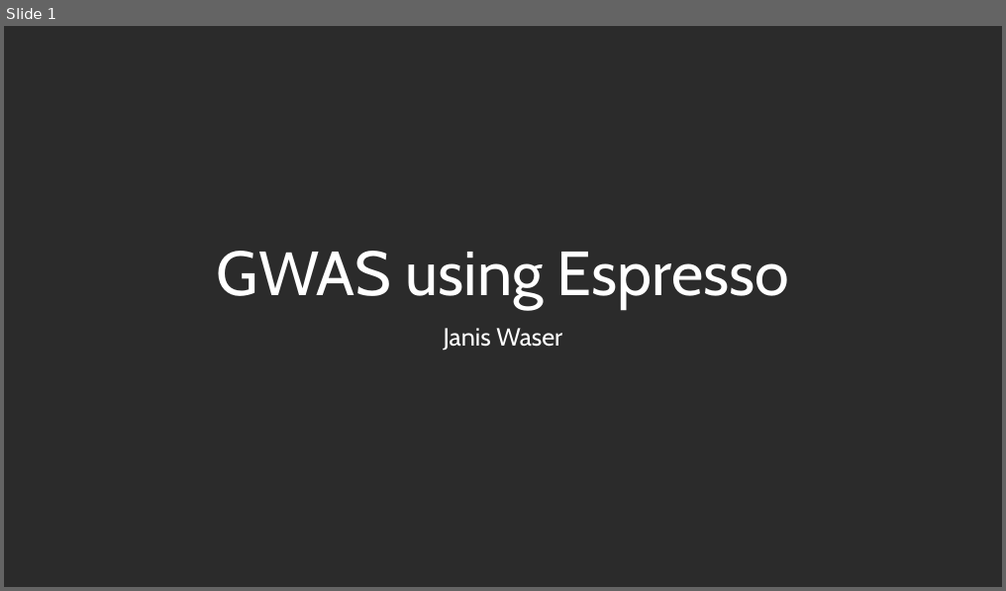
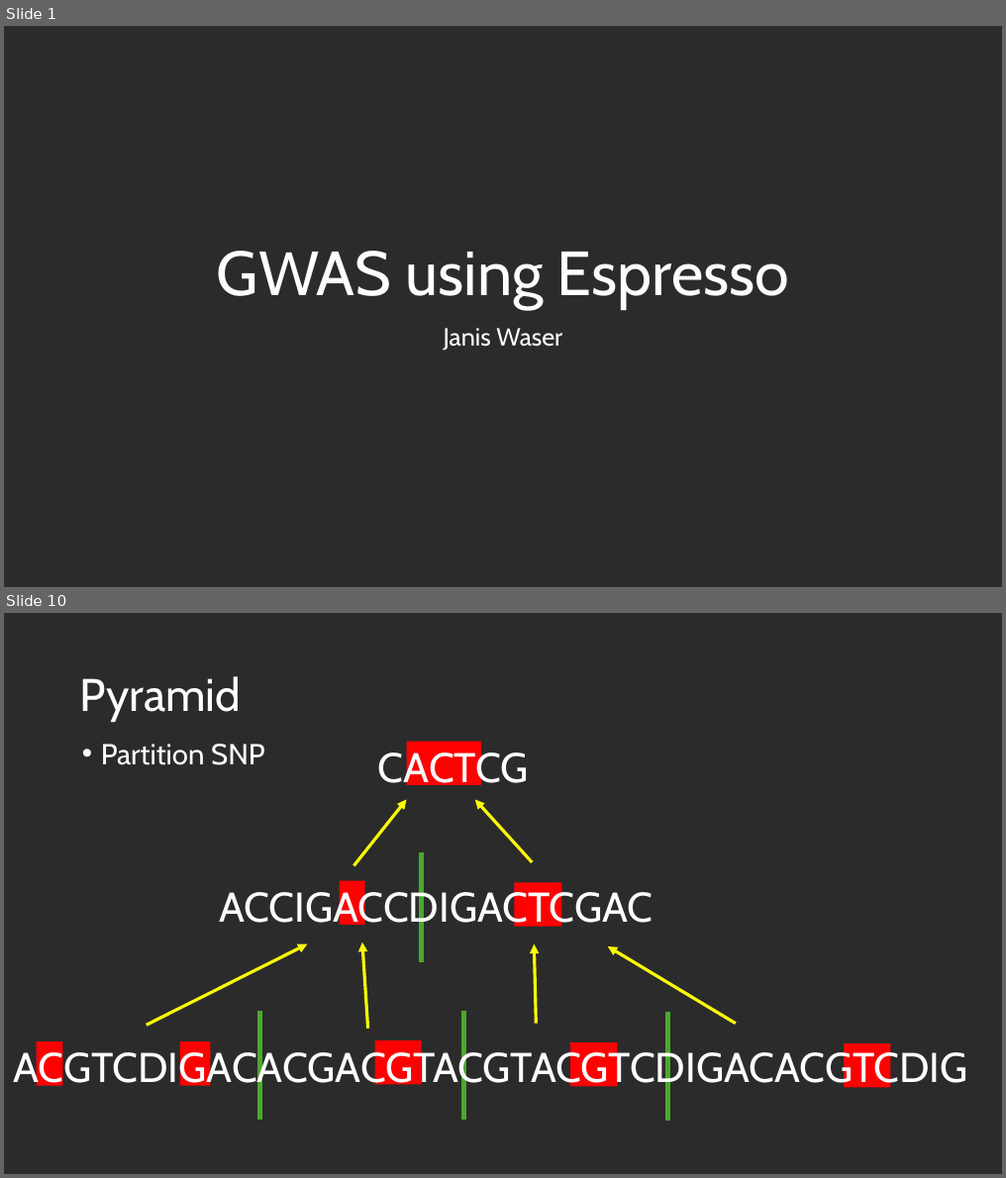
Before and after one commit to us-ja/GWAS_Internship_2025, a slide deck: Presentation/End_of_internship.pptx. Shown one above the other, each under a label of ours: slide 1 before the commit, slides 1 and 10 after it; the slides between them are not shown. The pictures are 1006x591 and 1006x1178 pixels, drawn with LibreOffice and Linux fonts; fonts in the diff are those of the drawing; background and template pictures are left out; a plain dark background stands for a picture behind light text. Boxes give left, top, right and bottom in pixels: in the first picture for what was removed or moved away, otherwise in the second. Text is boxed around its words. In the diff, an @@ line names an element or a change of style, - is before the commit and + after.

```diff
--- a/Presentation/End_of_internship.pptx
+++ b/Presentation/End_of_internship.pptx
@@ slide 10 added at box(4, 613, 1002, 1174), background picture (left out) @@
@@ title added at box(80, 676, 241, 722), 44 pt, text #FFFFFF @@
+Pyramid
@@ text added at box(101, 744, 265, 765), 28 pt, text #FFFFFF @@
+• Partition SNP
@@ text added at box(378, 748, 529, 792), 40 pt, text #FFFFFF @@
+CACTCG
@@ rectangle added at box(407, 741, 481, 785), fill #FF0000 @@
@@ arrow added from (353, 866) to (407, 799), #FFFF00 3 pt @@
@@ arrow added from (532, 862) to (475, 799), #FFFF00 3 pt @@
@@ line added from (422, 961) to (422, 854), #4EA72E 4.75 pt @@
@@ text added at box(219, 887, 652, 932), 40 pt, text #FFFFFF @@
+ACCIGACCDIGACTCGAC
@@ rectangle added at box(340, 881, 364, 925), fill #FF0000 @@
@@ rectangle added at box(515, 882, 562, 927), fill #FF0000 @@
@@ group added at box(147, 943, 736, 1029): 4 arrows @@
@@ line added from (260, 1120) to (260, 1011), #4EA72E 4.75 pt @@
@@ line added from (463, 1120) to (463, 1011), #4EA72E 4.75 pt @@
@@ line added from (668, 1121) to (668, 1012), #4EA72E 4.75 pt @@
@@ text added at box(13, 1048, 967, 1092), 40 pt, text #FFFFFF @@
+ACGTCDIGACACGACGTACGTACGTCDIGACACGTCDIG
@@ group added at box(37, 1042, 890, 1088): 5 rectangles @@
```
Also in this commit, not shown: 7 slides changed, 2 other slides added, 2 slides removed.
